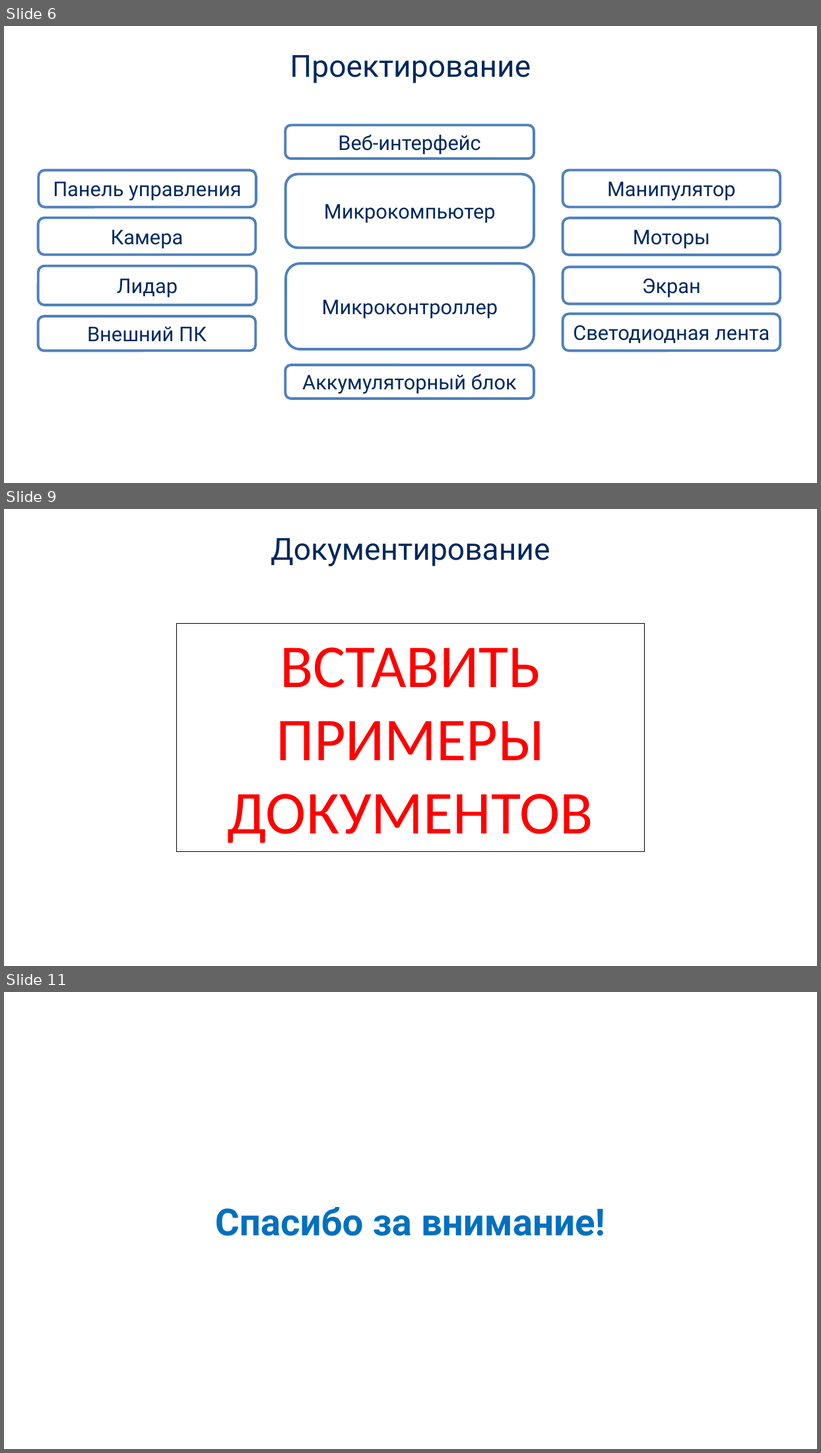
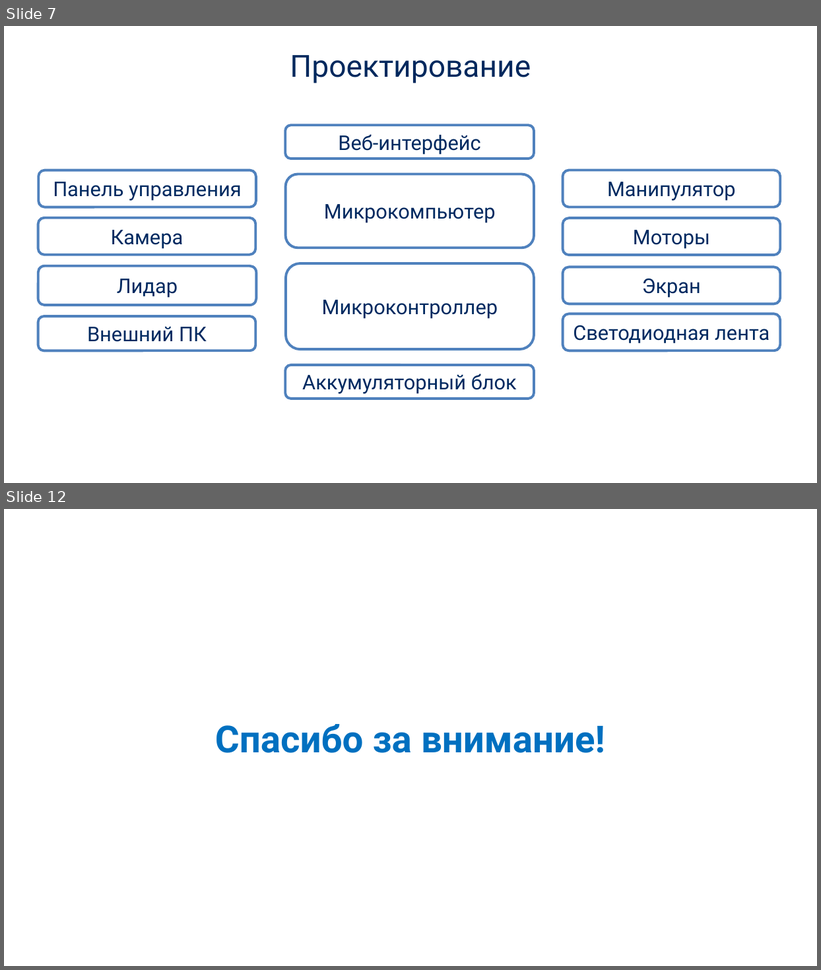
Before and after one commit to incubus-ank/marshmallow_old, a slide deck: Защита.pptx. Shown one above the other, each under a label of ours: slides 6, 9 and 11 before the commit, slides 7 and 12 after it; the slides between them are not shown. The pictures are 821x1453 and 821x970 pixels, drawn with LibreOffice and Linux fonts; fonts in the diff are those of the drawing; background and template pictures are left out. Boxes give left, top, right and bottom in pixels: in the first picture for what was removed or moved away, otherwise in the second. Text is boxed around its words. In the diff, an @@ line names an element or a change of style, - is before the commit and + after.

```diff
--- a/Защита.pptx
+++ b/Защита.pptx
@@ slide 9 removed at [4,509,817,966], background picture (left out) @@
@@ text removed at [271,538,550,566] @@
-Документирование
@@ rectangle removed at [177,624,645,852] @@
-ВСТАВИТЬ
-ПРИМЕРЫ ДОКУМЕНТОВ
@@ what was slide 6 is now slide 7 @@
@@ what was slide 11 is now slide 12 @@
```
Also in this commit, not shown: 5 slides added, 3 other slides removed, 4 other files.
